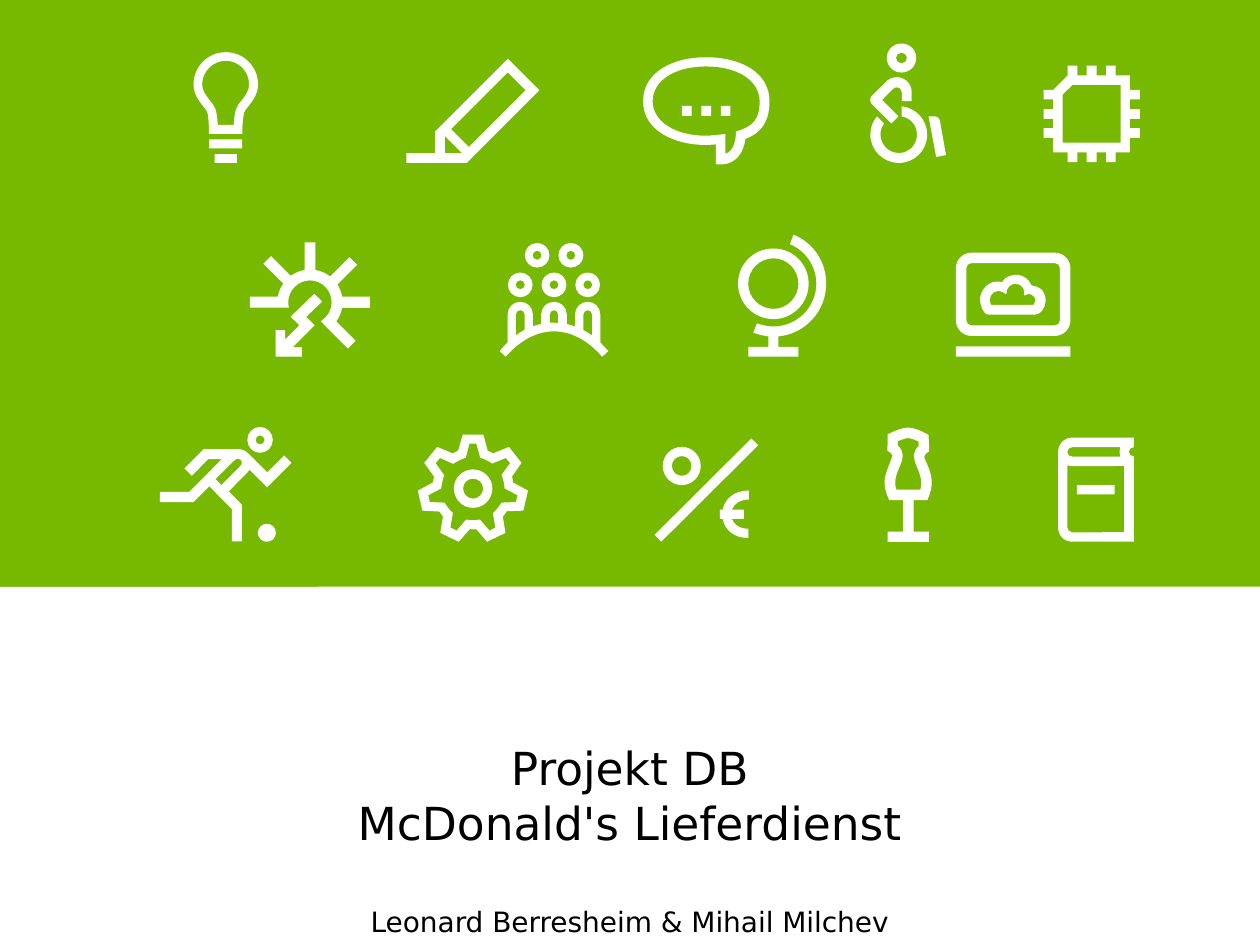
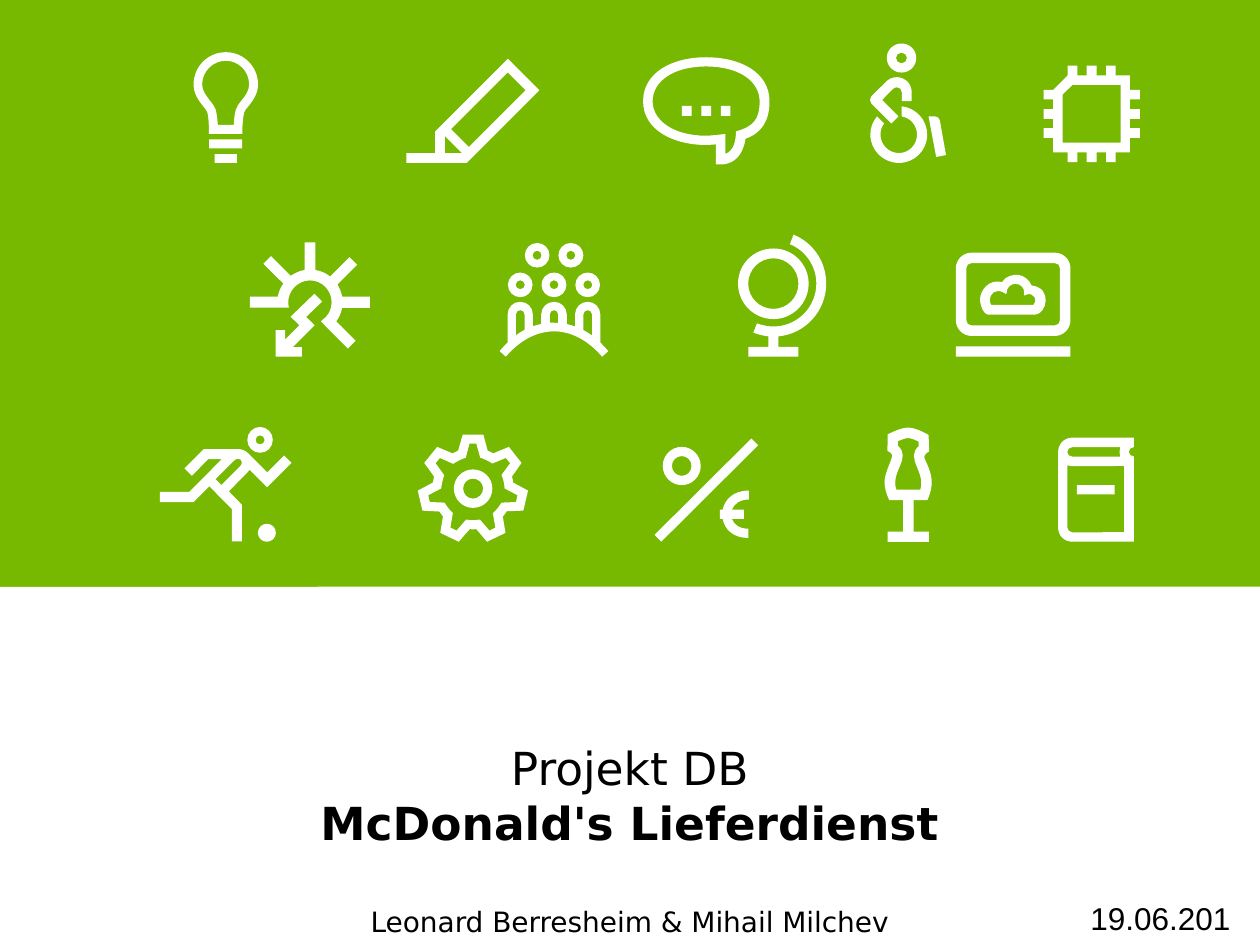
Before and after one commit to leoEAB/McDiabetes, a slide deck: slide 1 of presentation.odp. Drawn at 1260x945 pixels with LibreOffice and Linux fonts; fonts in the diff are those of the drawing; background and template pictures are left out. Boxes give left, top, right and bottom in pixels: in the first picture for what was removed or moved away, otherwise in the second. Text is boxed around its words. In the diff, an @@ line names an element or a change of style, - is before the commit and + after.

```diff
--- a/presentation.odp
+++ b/presentation.odp
@@ title "Projekt DB McDonald's Lieferdienst Leonard ..." at (x1=320, y1=750, x2=939, y2=933): bold on in "McDonald's Lieferdienst" @@
@@ text added at (x1=1090, y1=908, x2=1230, y2=931), 18 pt, text #000000 @@
+19.06.2018
```
Also in this commit, not shown: 2 other slides changed, 4 slides added, 5 slides removed, 2 other files.
